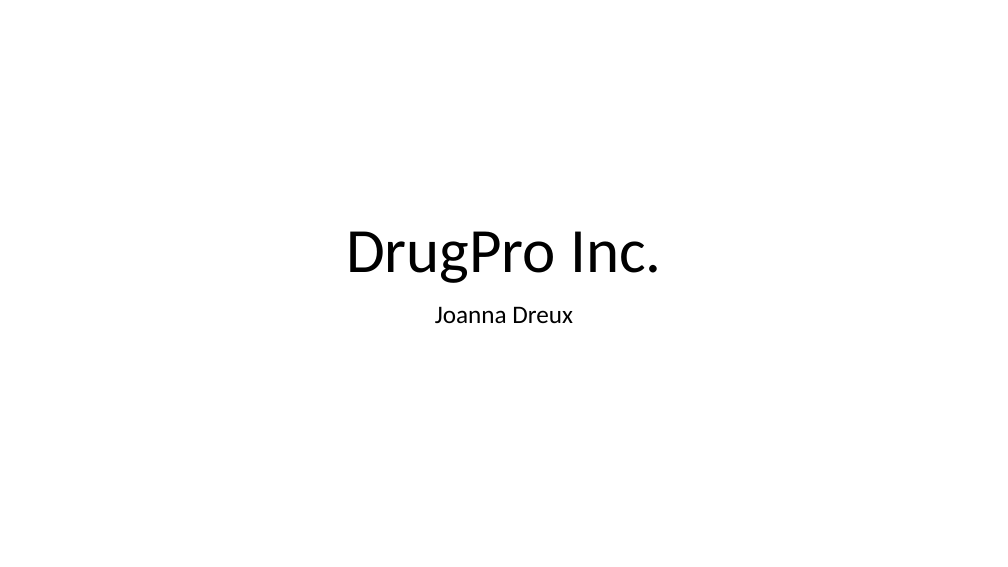
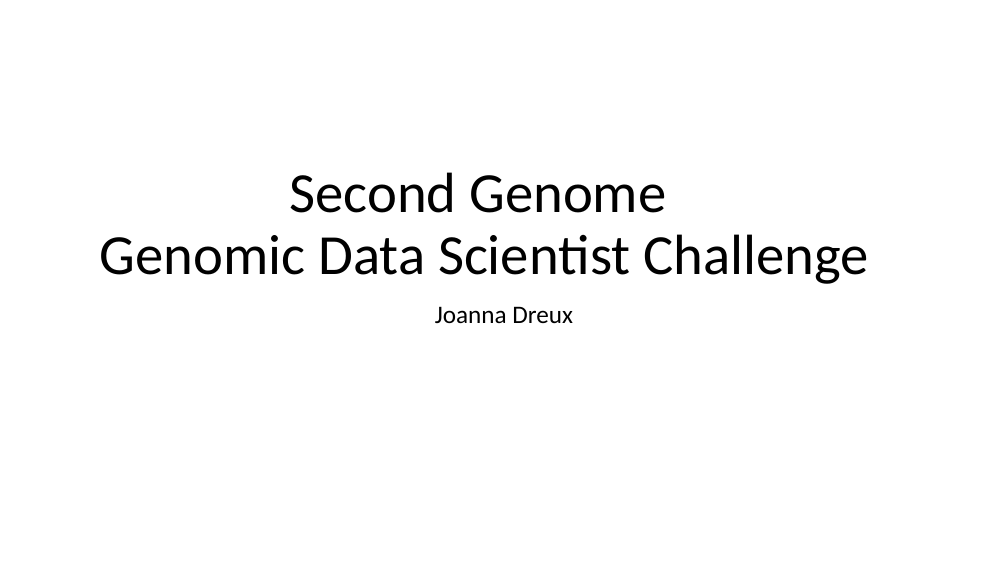
Before and after one commit to JoannaDrx/protein-classification, a slide deck: slide 1 of drugpro-jd.pptx. Drawn at 1008x567 pixels with LibreOffice and Linux fonts; fonts in the diff are those of the drawing. Boxes give left, top, right and bottom in pixels: in the first picture for what was removed or moved away, otherwise in the second. Text is boxed around its words. In the diff, an @@ line names an element or a change of style, - is before the commit and + after.

```diff
--- a/drugpro-jd.pptx
+++ b/drugpro-jd.pptx
@@ title at (100, 172, 868, 284): text changed; size 60 to 54 pt @@
-DrugPro Inc.
+Second Genome
+Genomic Data Scientist Challenge
```
Also in this commit, not shown: 2 other slides changed, 5 slides added, 1 slide removed, 1 other file.
